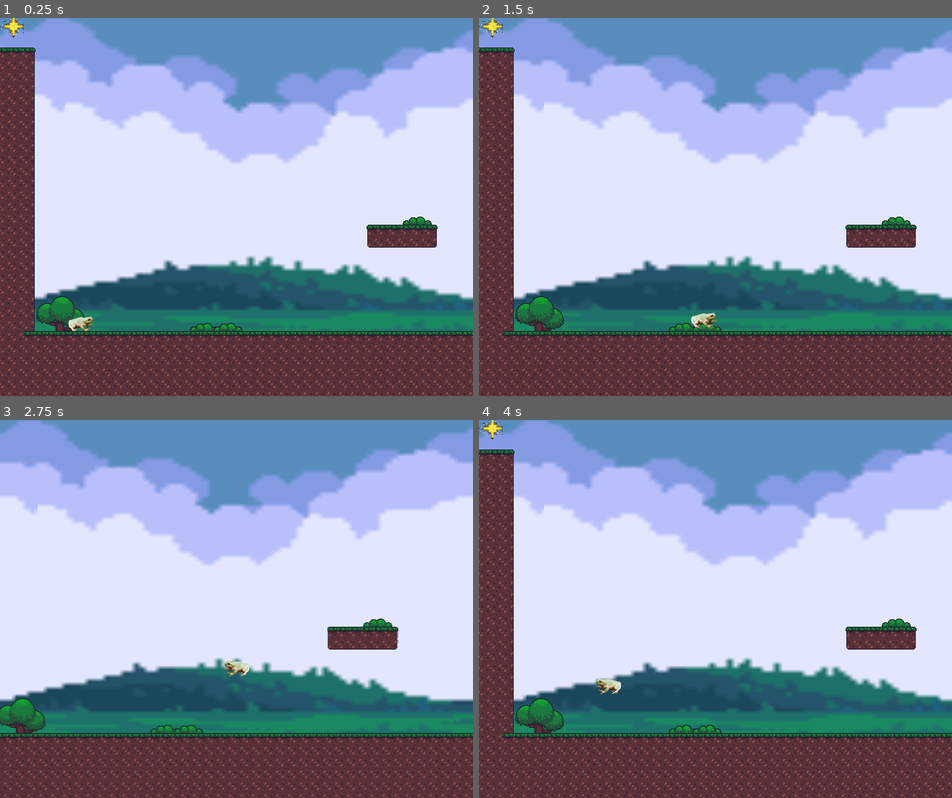
Above: before the commit, frames 1-4 (two rows, left to right).
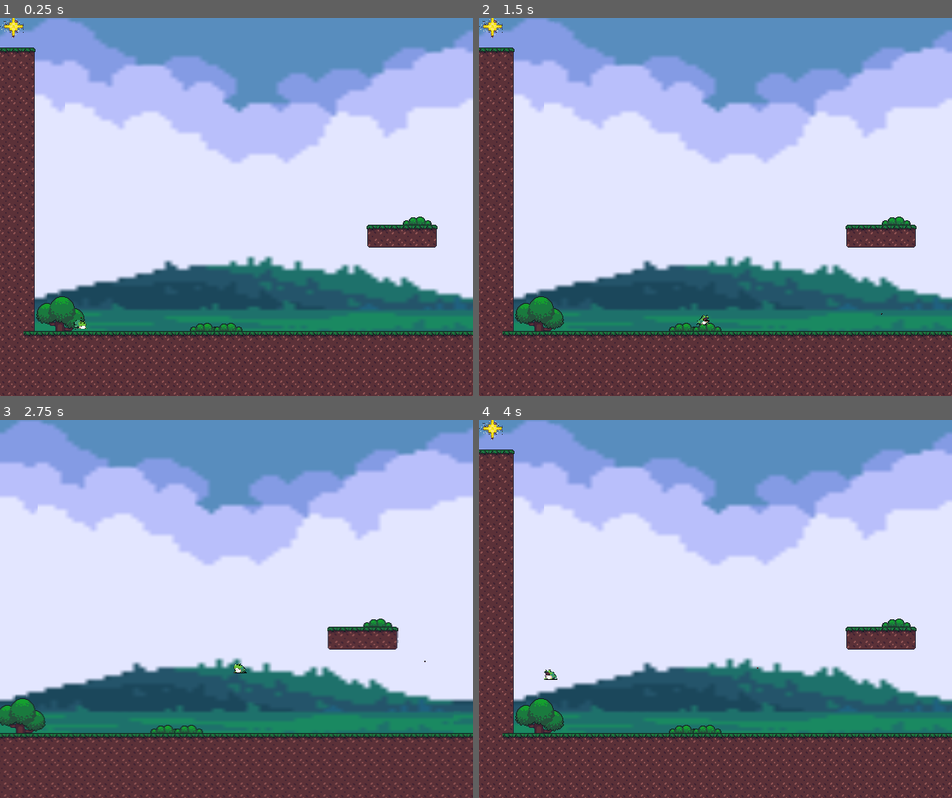
Above: after the commit, the same moments.

Repository: fheysel/frogGoesToSpace
Game: Godot game, scene res://Level0.tscn
The game is run twice, just before and just after one commit, with the same random seed, the same clock (stepped at 60 frames per second) and the same inputs.
Inputs:
- Up to frame 1 (0.25 s): no input
- Up to frame 2 (1.5 s): tap Enter at 0.5 s; hold X (tongue) 0.53-1.28 s; hold Right (walk_right) from 0.53 s (still down); tap Z (jump) at 0.77, 0.8, 1.07, 1.35 s
- Up to frame 3 (2.75 s): tap Z (jump) at 1.52, 1.82, 2.3 s; tap X (tongue) at 1.55 s; release Right (walk_right) at 2.03 s; hold Left (walk_left) from 2.03 s (still down); hold Down (look_down) from 2.03 s (still down)
- Up to frame 4 (4 s): keep holding Left (walk_left); release Down (look_down) at 2.78 s; tap Up (look_up) at 2.85 s; tap Z (jump) at 3.02, 3.32, 3.77, 3.8 s; tap X (tongue) at 3.05 s; hold X (tongue) from 3.53 s (still down)

The runs differ from the first frame. In frame 1, 0.2% of the frame differs, in the area x 14-20%, y 78-83%; in frame 2, 0.2%; in frame 3, 0.2%; in frame 4, 0.2%, in the area x 13-60%, y 65-73%.
Error after the commit: Invalid set index 'visible' (on base: 'null instance') with value of type 'bool'. (res://PlayerTongue.gd:22)

Commit message:
add basic player animations

Diff:
--- a/godotproject/Player.gd
+++ b/godotproject/Player.gd
@@ -39,6 +39,10 @@
 # This is a constant velocity that will be added in the "up" direction
 # when jumping out of the swing.
 export (float) var tongue_exit_jump_bonus_speed_up = 200
+
+
+onready var animation_tree = get_node("AnimationTree")
+onready var animation_mode = animation_tree.get("parameters/playback")
 
 var velocity = Vector2.ZERO
 var jump_frame_countdown = 0
@@ -115,6 +119,7 @@
 	jump_held = Input.is_action_pressed("jump")
 	tongue_pressed = Input.is_action_just_pressed("tongue")
 	tongue_held = Input.is_action_pressed("tongue")
+
 
 func handle_normal_horizontal_movement(delta):
 	# We break movement up into two main categories: ground and air
@@ -216,6 +221,23 @@
 				# Limit horiz. speed to speed cap
 				velocity.x = sign(velocity.x) * min(abs(velocity.x), air_speed_limit)
 
+func _draw():
+	# THIS IS JUST DEBUG
+	# TODO: Remove
+	# Draw swinging velocity vector
+	#if $PlayerTongue.shooting:
+	#	#frog_pos = get_global_transform().xform(Vector2.ZERO)
+	#	draw_line($Sprite.position, $Sprite.position + $PlayerTongue.globalposition, Color(1,0,0))
+
+	if $PlayerTongue.swinging:
+		#var frog_pos = get_global_transform().xform(Vector2.ZERO)
+		draw_line(Vector2(0,0), Vector2(0,0) - swing_pivot_position, Color(1,0,0))
+
+		#print(swing_pivot_position)
+		#var tgt = Vector2.DOWN.rotated(swing_angle) * swing_angular_speed * 100
+		#draw_line(Vector2(0,0), tgt, Color(1,0,0))
+
+
 func do_movement(delta):
 	if $PlayerTongue.swinging:
 		# Adjust swinging speed based on user's influence
@@ -246,10 +268,15 @@
 		# Instead of the direct position calculation, we can set velocity, and use move_and_collide
 		velocity = Vector2.DOWN.rotated(swing_angle) * swing_angular_speed * swing_radius
 		var collision_info = move_and_collide(velocity * delta)
+
 		if collision_info:
 			# We decided that the frog should exit swinging state when they hit a wall or the ground
 			# Let's just make them stop swinging no matter what they collided with
 			stop_swing()
+
+		animation_tree.set('parameters/swing/blend_position', velocity.normalized())
+		animation_mode.travel("swing")
+
 	else:
 		# Adjust X velocity based on user input
 		handle_normal_horizontal_movement(delta)
@@ -289,6 +316,32 @@
 			hop_sound_timer = hop_sound_timer_period * (1 + rand_range(0, hop_sound_timer_period_variance))
 			# Play sound effect.
 			$HopSoundPlayer.play(0)
+
+		if jump_pressed or jump_held:
+			if velocity.x < 0:
+				animation_tree.set('parameters/Land/blend_position', velocity.normalized())
+				animation_tree.set('parameters/Idle/blend_position', velocity.normalized())
+				animation_mode.travel("Land")
+			if velocity.x > 0:
+				animation_tree.set('parameters/Launch/blend_position', velocity.normalized())
+				animation_tree.set('parameters/Idle/blend_position', velocity.normalized())
+				animation_mode.travel("Launch")
+
+		elif velocity.y == 0:
+			animation_tree.set('parameters/Hop/blend_position', velocity.normalized())
+			animation_tree.set('parameters/Idle/blend_position', velocity.normalized())
+			animation_mode.travel("Hop")
+		elif velocity.y != 0:
+			animation_mode.travel("Idle")
+
+	if tongue_pressed or tongue_held:
+		if $PlayerTongue.swinging:
+			animation_tree.set('parameters/tongue_retract/blend_position', velocity.normalized())
+			animation_mode.travel("tongue_retract")
+		else:
+			animation_tree.set('parameters/tongue_launch/blend_position', velocity.normalized())
+			animation_mode.travel("tongue_launch")#emit_signal("tongue_start", get_tongue_direction())
+
 
 func handle_jump_starting():
 	# Adjust jump start related timers used to permit users to jump a short bit
@@ -376,6 +429,7 @@
 		if tongue_pressed:
 			# Fire out the tongue by signalling the PlayerTongue object
 			emit_signal("tongue_start", get_tongue_direction())
+
 	update_anim()
 
 func takeDamage(damageTaken):
--- a/godotproject/Player.tscn
+++ b/godotproject/Player.tscn
@@ -1,14 +1,398 @@
-[gd_scene load_steps=9 format=2]
+
+[gd_scene load_steps=67 format=2]
 
 [ext_resource path="res://Player.gd" type="Script" id=1]
-[ext_resource path="res://realfrog.png" type="Texture" id=2]
+[ext_resource path="res://player_frog.png" type="Texture" id=2]
 [ext_resource path="res://PlayerTongue.tscn" type="PackedScene" id=3]
 [ext_resource path="res://sfx/jump.wav" type="AudioStream" id=4]
 [ext_resource path="res://sfx/hop.wav" type="AudioStream" id=5]
 [ext_resource path="res://sfx/collectstarpiece.wav" type="AudioStream" id=6]
 
-[sub_resource type="RectangleShape2D" id=1]
-extents = Vector2( 14.8653, 25.3458 )
+[sub_resource type="CapsuleShape2D" id=1]
+radius = 14.5215
+height = 9.11848
+
+[sub_resource type="Animation" id=77]
+resource_name = "Dead_froggie"
+length = 0.4
+loop = true
+tracks/0/type = "value"
+tracks/0/path = NodePath("Sprite:frame")
+tracks/0/interp = 1
+tracks/0/loop_wrap = true
+tracks/0/imported = false
+tracks/0/enabled = true
+tracks/0/keys = {
+"times": PoolRealArray( 0.0021699, 0.104155, 0.20614, 0.305955 ),
+"transitions": PoolRealArray( 1, 1, 1, 1 ),
+"update": 1,
+"values": [ 25, 26, 27, 28 ]
+}
+
+[sub_resource type="Animation" id=3]
+length = 1.1
+loop = true
+tracks/0/type = "value"
+tracks/0/path = NodePath("Sprite:frame")
+tracks/0/interp = 1
+tracks/0/loop_wrap = true
+tracks/0/imported = false
+tracks/0/enabled = true
+tracks/0/keys = {
+"times": PoolRealArray( 0, 0.1, 0.2, 0.3, 0.4, 0.5, 0.6, 0.7, 0.8 ),
+"transitions": PoolRealArray( 1, 1, 1, 1, 1, 1, 1, 1, 1 ),
+"update": 1,
+"values": [ 0, 1, 2, 3, 4, 3, 1, 0, 0 ]
+}
+
+[sub_resource type="Animation" id=4]
+length = 0.45
+loop = true
+step = 0.05
+tracks/0/type = "value"
+tracks/0/path = NodePath("Sprite:frame")
+tracks/0/interp = 1
+tracks/0/loop_wrap = true
+tracks/0/imported = false
+tracks/0/enabled = true
+tracks/0/keys = {
+"times": PoolRealArray( 0, 0.05, 0.1, 0.15, 0.2, 0.25, 0.3, 0.35, 0.4 ),
+"transitions": PoolRealArray( 1, 1, 1, 1, 1, 1, 1, 1, 1 ),
+"update": 1,
+"values": [ 6, 8, 9, 10, 11, 13, 14, 15, 6 ]
+}
+
+[sub_resource type="Animation" id=5]
+resource_name = "land_right"
+length = 1.25
+loop = true
+tracks/0/type = "value"
+tracks/0/path = NodePath("Sprite:frame")
+tracks/0/interp = 1
+tracks/0/loop_wrap = true
+tracks/0/imported = false
+tracks/0/enabled = true
+tracks/0/keys = {
+"times": PoolRealArray( -0.0024346, 0.2, 0.4, 0.6, 0.8, 1, 1.1, 1.2 ),
+"transitions": PoolRealArray( 1, 1, 1, 1, 1, 1, 1, 1 ),
+"update": 1,
+"values": [ 12, 12, 13, 13, 13, 14, 15, 6 ]
+}
+
+[sub_resource type="Animation" id=6]
+resource_name = "launch_right"
+length = 0.35
+loop = true
+step = 0.05
+tracks/0/type = "value"
+tracks/0/path = NodePath("Sprite:frame")
+tracks/0/interp = 1
+tracks/0/loop_wrap = true
+tracks/0/imported = false
+tracks/0/enabled = true
+tracks/0/keys = {
+"times": PoolRealArray( 0, 0.05, 0.1, 0.15, 0.2, 0.25, 0.3 ),
+"transitions": PoolRealArray( 1, 1, 1, 1, 1, 1, 1 ),
+"update": 1,
+"values": [ 9, 10, 10, 11, 11, 12, 12 ]
+}
+
+[sub_resource type="Animation" id=69]
+resource_name = "swing"
+length = 0.45
+loop = true
+tracks/0/type = "value"
+tracks/0/path = NodePath("Sprite:frame")
+tracks/0/interp = 1
+tracks/0/loop_wrap = true
+tracks/0/imported = false
+tracks/0/enabled = true
+tracks/0/keys = {
+"times": PoolRealArray( 0, 0.1, 0.2, 0.3, 0.4 ),
+"transitions": PoolRealArray( 1, 1, 1, 1, 1 ),
+"update": 1,
+"values": [ 20, 20, 20, 20, 20 ]
+}
+
+[sub_resource type="Animation" id=7]
+length = 1.1
+tracks/0/type = "value"
+tracks/0/path = NodePath("Sprite:frame")
+tracks/0/interp = 1
+tracks/0/loop_wrap = true
+tracks/0/imported = false
+tracks/0/enabled = true
+tracks/0/keys = {
+"times": PoolRealArray( -0.000195313, 0.111554, 0.20166, 0.295475, 0.395475, 0.495475, 0.595475, 0.695475, 0.80775, 0.907326, 0.999551 ),
+"transitions": PoolRealArray( 1, 1, 1, 1, 1, 1, 1, 1, 1, 1, 1 ),
+"update": 1,
+"values": [ 0, 15, 16, 17, 18, 18, 18, 19, 7, 6, 5 ]
+}
+
+[sub_resource type="Animation" id=8]
+resource_name = "tongue_right _launch"
+length = 0.55
+loop = true
+step = 0.01
+tracks/0/type = "value"
+tracks/0/path = NodePath("Sprite:frame")
+tracks/0/interp = 1
+tracks/0/loop_wrap = true
+tracks/0/imported = false
+tracks/0/enabled = true
+tracks/0/keys = {
+"times": PoolRealArray( 0, 0.02, 0.11, 0.2, 0.3, 0.4, 0.5 ),
+"transitions": PoolRealArray( 1, 1, 1, 1, 1, 1, 1 ),
+"update": 1,
+"values": [ 15, 16, 18, 18, 18, 18, 18 ]
+}
+
+[sub_resource type="Animation" id=78]
+resource_name = "tongue_right _retract"
+length = 0.5
+loop = true
+tracks/0/type = "value"
+tracks/0/path = NodePath("Sprite:frame")
+tracks/0/interp = 1
+tracks/0/loop_wrap = true
+tracks/0/imported = false
+tracks/0/enabled = true
+tracks/0/keys = {
+"times": PoolRealArray( 0, 0.1, 0.2, 0.3, 0.4 ),
+"transitions": PoolRealArray( 1, 1, 1, 1, 1 ),
+"update": 1,
+"values": [ 18, 19, 7, 6, 5 ]
+}
+
+[sub_resource type="AnimationNodeAnimation" id=10]
+animation = "Dead_froggie"
+
+[sub_resource type="AnimationNodeAnimation" id=11]
+animation = "Dead_froggie"
+
+[sub_resource type="AnimationNodeAnimation" id=12]
+animation = "Dead_froggie"
+
+[sub_resource type="AnimationNodeAnimation" id=13]
+animation = "Dead_froggie"
+
+[sub_resource type="AnimationNodeBlendSpace2D" id=14]
+blend_point_0/node = SubResource( 10 )
+blend_point_0/pos = Vector2( 1, 0 )
+blend_point_1/node = SubResource( 11 )
+blend_point_1/pos = Vector2( -1, 0 )
+blend_point_2/node = SubResource( 12 )
+blend_point_2/pos = Vector2( 0, -1 )
+blend_point_3/node = SubResource( 13 )
+blend_point_3/pos = Vector2( 0, 1 )
+
+[sub_resource type="AnimationNodeAnimation" id=15]
+animation = "hop_right"
+
+[sub_resource type="AnimationNodeAnimation" id=16]
+animation = "hop_right"
+
+[sub_resource type="AnimationNodeAnimation" id=17]
+animation = "hop_right"
+
+[sub_resource type="AnimationNodeAnimation" id=18]
+animation = "hop_right"
+
+[sub_resource type="AnimationNodeBlendSpace2D" id=19]
+blend_point_0/node = SubResource( 15 )
+blend_point_0/pos = Vector2( 1, 0 )
+blend_point_1/node = SubResource( 16 )
+blend_point_1/pos = Vector2( -1, 0 )
+blend_point_2/node = SubResource( 17 )
+blend_point_2/pos = Vector2( 0, 1 )
+blend_point_3/node = SubResource( 18 )
+blend_point_3/pos = Vector2( 0, -1 )
+blend_mode = 1
+
+[sub_resource type="AnimationNodeAnimation" id=20]
+animation = "Idle_froggie"
+
+[sub_resource type="AnimationNodeAnimation" id=21]
+animation = "Idle_froggie"
+
+[sub_resource type="AnimationNodeAnimation" id=22]
+animation = "Idle_froggie"
+
+[sub_resource type="AnimationNodeAnimation" id=23]
+animation = "Idle_froggie"
+
+[sub_resource type="AnimationNodeBlendSpace2D" id=24]
+blend_point_0/node = SubResource( 20 )
+blend_point_0/pos = Vector2( 1, 0 )
+blend_point_1/node = SubResource( 21 )
+blend_point_1/pos = Vector2( -1, 0 )
+blend_point_2/node = SubResource( 22 )
+blend_point_2/pos = Vector2( 0, -1 )
+blend_point_3/node = SubResource( 23 )
+blend_point_3/pos = Vector2( 0, 1 )
+blend_mode = 1
+
+[sub_resource type="AnimationNodeAnimation" id=61]
+animation = "land_right"
+
+[sub_resource type="AnimationNodeAnimation" id=62]
+animation = "land_right"
+
+[sub_resource type="AnimationNodeAnimation" id=63]
+animation = "land_right"
+
+[sub_resource type="AnimationNodeAnimation" id=64]
+animation = "land_right"
+
+[sub_resource type="AnimationNodeBlendSpace2D" id=55]
+blend_point_0/node = SubResource( 61 )
+blend_point_0/pos = Vector2( 1, 0 )
+blend_point_1/node = SubResource( 62 )
+blend_point_1/pos = Vector2( -1, 0 )
+blend_point_2/node = SubResource( 63 )
+blend_point_2/pos = Vector2( 0, -1 )
+blend_point_3/node = SubResource( 64 )
+blend_point_3/pos = Vector2( 0, 1 )
+blend_mode = 1
+
+[sub_resource type="AnimationNodeAnimation" id=56]
+animation = "launch_right"
+
+[sub_resource type="AnimationNodeAnimation" id=57]
+animation = "launch_right"
+
+[sub_resource type="AnimationNodeAnimation" id=58]
+animation = "launch_right"
+
+[sub_resource type="AnimationNodeAnimation" id=59]
+animation = "launch_right"
+
+[sub_resource type="AnimationNodeBlendSpace2D" id=60]
+blend_point_0/node = SubResource( 56 )
+blend_point_0/pos = Vector2( 1, 0 )
+blend_point_1/node = SubResource( 57 )
+blend_point_1/pos = Vector2( -1, 0 )
+blend_point_2/node = SubResource( 58 )
+blend_point_2/pos = Vector2( 0, -1 )
+blend_point_3/node = SubResource( 59 )
+blend_point_3/pos = Vector2( 0, 1 )
+blend_mode = 1
+
+[sub_resource type="AnimationNodeAnimation" id=70]
+animation = "swing"
+
+[sub_resource type="AnimationNodeAnimation" id=71]
+animation = "swing"
+
+[sub_resource type="AnimationNodeAnimation" id=72]
+animation = "swing"
+
+[sub_resource type="AnimationNodeAnimation" id=73]
+animation = "swing"
+
+[sub_resource type="AnimationNodeBlendSpace2D" id=74]
+blend_point_0/node = SubResource( 70 )
+blend_point_0/pos = Vector2( 1, 0 )
+blend_point_1/node = SubResource( 71 )
+blend_point_1/pos = Vector2( 0, 1 )
+blend_point_2/node = SubResource( 72 )
+blend_point_2/pos = Vector2( -1, 0 )
+blend_point_3/node = SubResource( 73 )
+blend_point_3/pos = Vector2( 0, -1 )
+blend_mode = 1
+
+[sub_resource type="AnimationNodeAnimation" id=35]
+animation = "tongue_right _launch"
+
+[sub_resource type="AnimationNodeAnimation" id=36]
+animation = "tongue_right _launch"
+
+[sub_resource type="AnimationNodeAnimation" id=37]
+animation = "tongue_right _launch"
+
+[sub_resource type="AnimationNodeAnimation" id=38]
+animation = "tongue_right _launch"
+
+[sub_resource type="AnimationNodeBlendSpace2D" id=39]
+blend_point_0/node = SubResource( 35 )
+blend_point_0/pos = Vector2( 1, 0 )
+blend_point_1/node = SubResource( 36 )
+blend_point_1/pos = Vector2( -1, 0 )
+blend_point_2/node = SubResource( 37 )
+blend_point_2/pos = Vector2( 0, -1 )
+blend_point_3/node = SubResource( 38 )
+blend_point_3/pos = Vector2( 0, 1 )
+blend_mode = 1
+
+[sub_resource type="AnimationNodeAnimation" id=40]
+animation = "tongue_right _retract"
+
+[sub_resource type="AnimationNodeAnimation" id=41]
+animation = "tongue_right _retract"
+
+[sub_resource type="AnimationNodeAnimation" id=42]
+animation = "tongue_right _retract"
+
+[sub_resource type="AnimationNodeAnimation" id=43]
+animation = "tongue_right _retract"
+
+[sub_resource type="AnimationNodeBlendSpace2D" id=44]
+blend_point_0/node = SubResource( 40 )
+blend_point_0/pos = Vector2( 1, 0 )
+blend_point_1/node = SubResource( 41 )
+blend_point_1/pos = Vector2( -1, 0 )
+blend_point_2/node = SubResource( 42 )
+blend_point_2/pos = Vector2( 0, -1 )
+blend_point_3/node = SubResource( 43 )
+blend_point_3/pos = Vector2( 0, 1 )
+blend_mode = 1
+
+[sub_resource type="AnimationNodeStateMachineTransition" id=45]
+
+[sub_resource type="AnimationNodeStateMachineTransition" id=46]
+switch_mode = 2
+
+[sub_resource type="AnimationNodeStateMachineTransition" id=49]
+
+[sub_resource type="AnimationNodeStateMachineTransition" id=51]
+
+[sub_resource type="AnimationNodeStateMachineTransition" id=52]
+
+[sub_resource type="AnimationNodeStateMachineTransition" id=65]
+
+[sub_resource type="AnimationNodeStateMachineTransition" id=66]
+
+[sub_resource type="AnimationNodeStateMachineTransition" id=67]
+
+[sub_resource type="AnimationNodeStateMachineTransition" id=68]
+switch_mode = 2
+
+[sub_resource type="AnimationNodeStateMachineTransition" id=75]
+
+[sub_resource type="AnimationNodeStateMachineTransition" id=76]
+
+[sub_resource type="AnimationNodeStateMachine" id=53]
+states/Dead/node = SubResource( 14 )
+states/Dead/position = Vector2( 111.5, 404.976 )
+states/Hop/node = SubResource( 19 )
+states/Hop/position = Vector2( 355.625, 30 )
+states/Idle/node = SubResource( 24 )
+states/Idle/position = Vector2( 109, 152 )
+states/Land/node = SubResource( 55 )
+states/Land/position = Vector2( 380.812, 398.65 )
+states/Launch/node = SubResource( 60 )
+states/Launch/position = Vector2( 382.562, 326.65 )
+states/swing/node = SubResource( 74 )
+states/swing/position = Vector2( 565.062, 200.243 )
+states/tongue_launch/node = SubResource( 39 )
+states/tongue_launch/position = Vector2( 390.75, 176.5 )
+states/tongue_retract/node = SubResource( 44 )
+states/tongue_retract/position = Vector2( 393, 242.75 )
+transitions = [ "Idle", "Hop", SubResource( 45 ), "Hop", "Idle", SubResource( 46 ), "Idle", "tongue_launch", SubResource( 49 ), "tongue_retract", "Idle", SubResource( 51 ), "Idle", "Dead", SubResource( 52 ), "Idle", "Launch", SubResource( 65 ), "Launch", "Land", SubResource( 66 ), "Land", "Idle", SubResource( 67 ), "tongue_launch", "tongue_retract", SubResource( 68 ), "tongue_launch", "swing", SubResource( 75 ), "swing", "tongue_retract", SubResource( 76 ) ]
+start_node = "Idle"
+graph_offset = Vector2( -135.938, 138.243 )
+
+[sub_resource type="AnimationNodeStateMachinePlayback" id=54]
 
 [sub_resource type="AudioStreamRandomPitch" id=2]
 audio_stream = ExtResource( 5 )
@@ -19,10 +403,14 @@
 script = ExtResource( 1 )
 
 [node name="Sprite" type="Sprite" parent="."]
-scale = Vector2( 0.6, 0.6 )
+position = Vector2( 2.52992, 6.3 )
 texture = ExtResource( 2 )
+vframes = 6
+hframes = 5
+frame = 3
 
 [node name="Collision" type="CollisionShape2D" parent="."]
+position = Vector2( -2.44023, 16.2278 )
 rotation = 1.5708
 shape = SubResource( 1 )
 
@@ -36,6 +424,7 @@
 
 [node name="CollectStarPieceSoundPlayer" type="AudioStreamPlayer2D" parent="."]
 stream = ExtResource( 6 )
+
 
 [node name="InvulnerableTimer" type="Timer" parent="."]
 one_shot = true
@@ -47,6 +436,35 @@
 [node name="JumpOnGroundLeniencyTimer" type="Timer" parent="."]
 process_mode = 0
 one_shot = true
+
+position = Vector2( 3.25388, 15.6399 )
+shoot_speed = 900.0
+
+[node name="AnimationPlayer" type="AnimationPlayer" parent="."]
+anims/Dead_froggie = SubResource( 77 )
+anims/Idle_froggie = SubResource( 3 )
+anims/hop_right = SubResource( 4 )
+anims/land_right = SubResource( 5 )
+anims/launch_right = SubResource( 6 )
+anims/swing = SubResource( 69 )
+anims/tongue_right = SubResource( 7 )
+"anims/tongue_right _launch" = SubResource( 8 )
+"anims/tongue_right _retract" = SubResource( 78 )
+
+[node name="AnimationTree" type="AnimationTree" parent="."]
+tree_root = SubResource( 53 )
+anim_player = NodePath("../AnimationPlayer")
+active = true
+parameters/playback = SubResource( 54 )
+parameters/Dead/blend_position = Vector2( 0, 0 )
+parameters/Hop/blend_position = Vector2( 0, 0 )
+parameters/Idle/blend_position = Vector2( 0, 0 )
+parameters/Land/blend_position = Vector2( 0, 0 )
+parameters/Launch/blend_position = Vector2( 0, 0 )
+parameters/swing/blend_position = Vector2( 0, 0 )
+parameters/tongue_launch/blend_position = Vector2( 0, 0 )
+parameters/tongue_retract/blend_position = Vector2( 0, 0 )
+
 [connection signal="tongue_start" from="." to="PlayerTongue" method="_on_Player_tongue_start"]
 [connection signal="tongue_stop" from="." to="PlayerTongue" method="_on_Player_tongue_stop"]
 [connection signal="tongue_swing" from="PlayerTongue" to="." method="_on_PlayerTongue_tongue_swing"]
--- a/godotproject/PlayerTongue.gd
+++ b/godotproject/PlayerTongue.gd
@@ -82,3 +82,8 @@
 func _on_Player_tongue_stop():
 	if swinging:
 		start_idle()
+
+#func _draw():
+	#if $PlayerTongue.shooting:
+	#	#frog_pos = get_global_transform().xform(Vector2.ZERO)
+#	draw_line($Player.position, $Player.position + $PlayerTongue.position, Color(1,0,0))
--- a/godotproject/PlayerTongue.tscn
+++ b/godotproject/PlayerTongue.tscn
@@ -1,6 +1,6 @@
 [gd_scene load_steps=6 format=2]
 
-[ext_resource path="res://tongue_end.png" type="Texture" id=1]
+[ext_resource path="res://tongue_end_bullet.png" type="Texture" id=1]
 [ext_resource path="res://PlayerTongue.gd" type="Script" id=2]
 [ext_resource path="res://sfx/tongue.wav" type="AudioStream" id=3]
 [ext_resource path="res://sfx/tonguestick.wav" type="AudioStream" id=4]
@@ -19,14 +19,15 @@
 [node name="CollisionShape2D" type="CollisionShape2D" parent="TongueCollisionArea"]
 shape = SubResource( 1 )
 
+
 [node name="ShootSoundPlayer" type="AudioStreamPlayer2D" parent="."]
 stream = ExtResource( 3 )
 
 [node name="StickSoundPlayer" type="AudioStreamPlayer2D" parent="."]
 stream = ExtResource( 4 )
 
-[node name="Sprite" type="Sprite" parent="."]
-position = Vector2( -1.2, 0 )
-scale = Vector2( 0.6, 0.6 )
+[node name="Sprite" type="Sprite" parent="TongueCollisionArea/CollisionShape2D"]
+position = Vector2( 1.32855, 1.44529 )
+
 texture = ExtResource( 1 )
 [connection signal="body_entered" from="TongueCollisionArea" to="." method="_on_TongueCollisionArea_body_entered"]
Binary file added: godotproject/froggie.png
Not shown, added: godotproject/froggie.png.import
Binary file added: godotproject/player_frog.png
Not shown, added: godotproject/player_frog.png.import
Binary file added: godotproject/poison_frog.png
Not shown, added: godotproject/poison_frog.png.import
Binary file added: godotproject/tongue_end_bullet.png
Not shown, added: godotproject/tongue_end_bullet.png.import
Binary file added: godotproject/tongue_line2D.png
Not shown, added: godotproject/tongue_line2D.png.import
